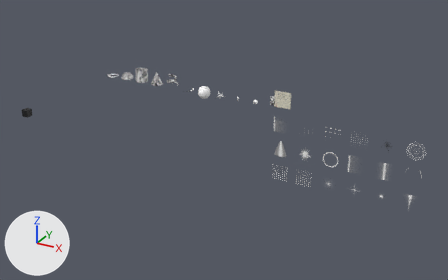
Before and after pictures for a commit that changed the FBX model art/export/DeathsGambitModels_Fx.fbx.
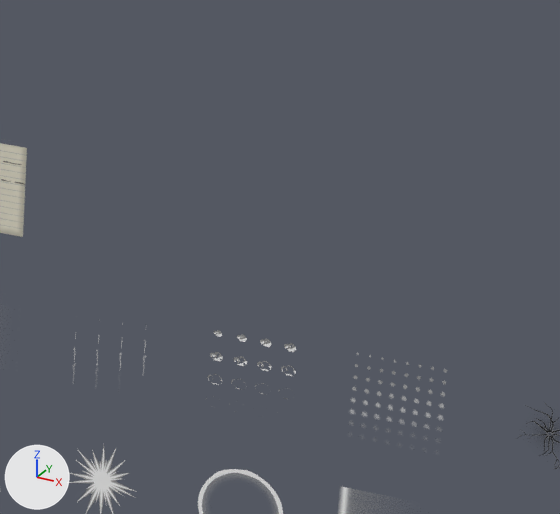
There are two pictures of each version: one from a 50 mm camera at (65.6, -60.0, 32.6) aimed at (36.3, -6.8, 6.0), one close up on the part from 64% to 87% of the width and 24% to 57% of the height. The lights are fixed; the arrows at lower left show +X, +Y and +Z. The older version's two pictures come first. Where no turn or scale is listed for an object, it has been applied to the vertices.

The older version as bpy lines, for what is in view:
```python
me_tex_vfxburst = bpy.data.meshes.new('Tex_VfxBurst')
me_tex_vfxburst.from_pydata(...)  # 4 vertices, 1 face; spans x -1.0..1.0, y 0.0, z -1.0..1.0
me_tex_vfxburst.materials.append(mat_tex_vfxburst)  # picture img_vfxburst_png
me_tex_vfxpage = bpy.data.meshes.new('Tex_VfxPage')
me_tex_vfxpage.from_pydata(...)  # 4 vertices, 1 face; spans x -1.0..1.0, y 0.0, z -1.0..1.0
me_tex_vfxpage.materials.append(mat_tex_vfxpage)  # picture img_vfxpage_png
me_tex_vfxring = bpy.data.meshes.new('Tex_VfxRing')
me_tex_vfxring.from_pydata(...)  # 4 vertices, 1 face; spans x -1.0..1.0, y 0.0, z -1.0..1.0
me_tex_vfxring.materials.append(mat_tex_vfxring)  # picture img_vfxring_png
ob_tex_vfxburst = bpy.data.objects.new('Tex_VfxBurst', me_tex_vfxburst)
ob_tex_vfxburst.location = (43.0, 0.0, 3.0)
ob_tex_vfxpage = bpy.data.objects.new('Tex_VfxPage', me_tex_vfxpage)
ob_tex_vfxpage.location = (40.0, 0.0, 9.0)
ob_tex_vfxring = bpy.data.objects.new('Tex_VfxRing', me_tex_vfxring)
ob_tex_vfxring.location = (46.0, 0.0, 3.0)
```
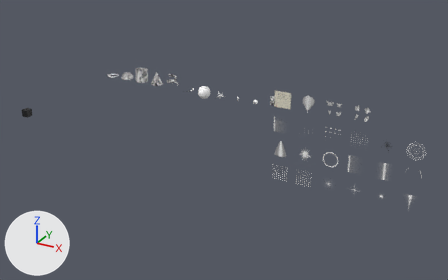
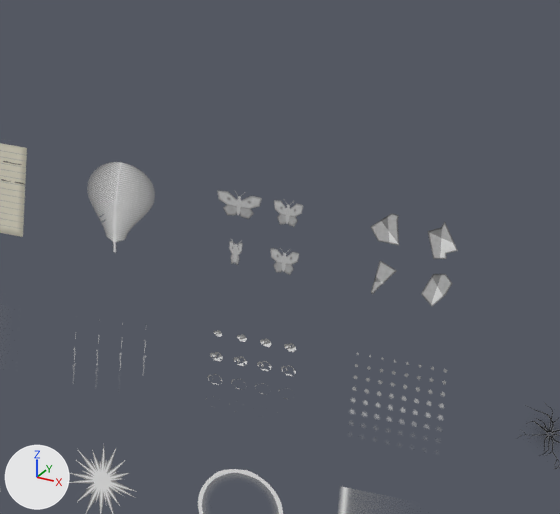
What differs and where, as boxes [x1, y1, x2, y2] in the close-ups (560 x 514 px):
'Tex_VfxFeather', added
    after: [88, 162, 155, 252]
'Tex_VfxChunk', added
    after: [371, 213, 458, 306]
'Tex_VfxMoth', added
    after: [217, 190, 303, 275]

The edits, one by one:
Picture 'VfxFeather.png' (img_vfxfeather_png) is new.
Picture 'VfxMoth.png' (img_vfxmoth_png) is new.
Picture 'VfxChunk.png' (img_vfxchunk_png) is new.
Material 'Tex_VfxFeather' (mat_tex_vfxfeather) is new.
Its texture is img_vfxfeather_png (with its transparency).
Material 'Tex_VfxMoth' (mat_tex_vfxmoth) is new.
Its texture is img_vfxmoth_png (with its transparency).
Material 'Tex_VfxChunk' (mat_tex_vfxchunk) is new.
Its texture is img_vfxchunk_png (with its transparency).
Mesh me_tex_vfxfeather is new.
It has 4 vertices, 1 face and spans x -1.0..1.0, y 0.0, z -1.0..1.0.
It uses material mat_tex_vfxfeather (picture img_vfxfeather_png).
Mesh me_tex_vfxmoth is new.
It has 4 vertices, 1 face and spans x -1.0..1.0, y 0.0, z -1.0..1.0.
It uses material mat_tex_vfxmoth (picture img_vfxmoth_png).
Mesh me_tex_vfxchunk is new.
It has 4 vertices, 1 face and spans x -1.0..1.0, y 0.0, z -1.0..1.0.
It uses material mat_tex_vfxchunk (picture img_vfxchunk_png).
Object 'Tex_VfxFeather' (ob_tex_vfxfeather) is new; it shows me_tex_vfxfeather.
Its location is (43.0, 0.0, 9.0).
Object 'Tex_VfxMoth' (ob_tex_vfxmoth) is new; it shows me_tex_vfxmoth.
Its location is (46.0, 0.0, 9.0).
Object 'Tex_VfxChunk' (ob_tex_vfxchunk) is new; it shows me_tex_vfxchunk.
Its location is (49.0, 0.0, 9.0).
